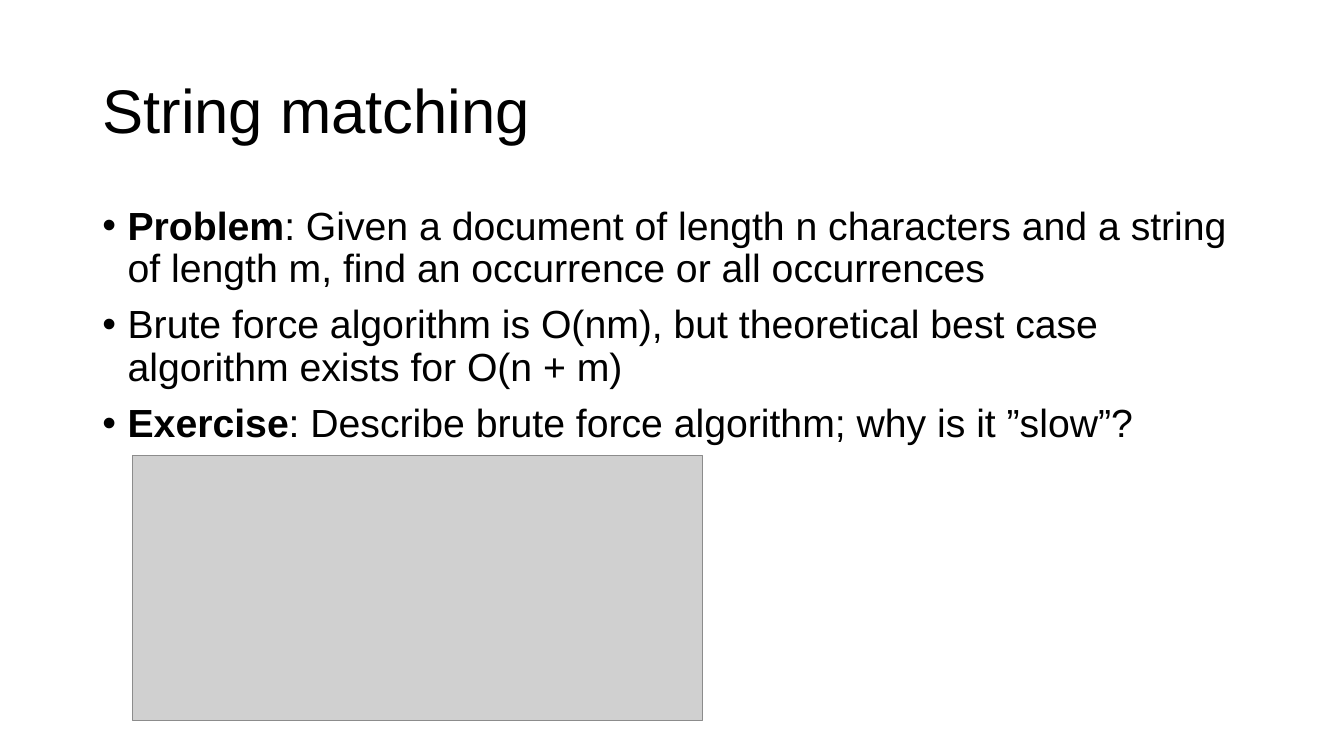
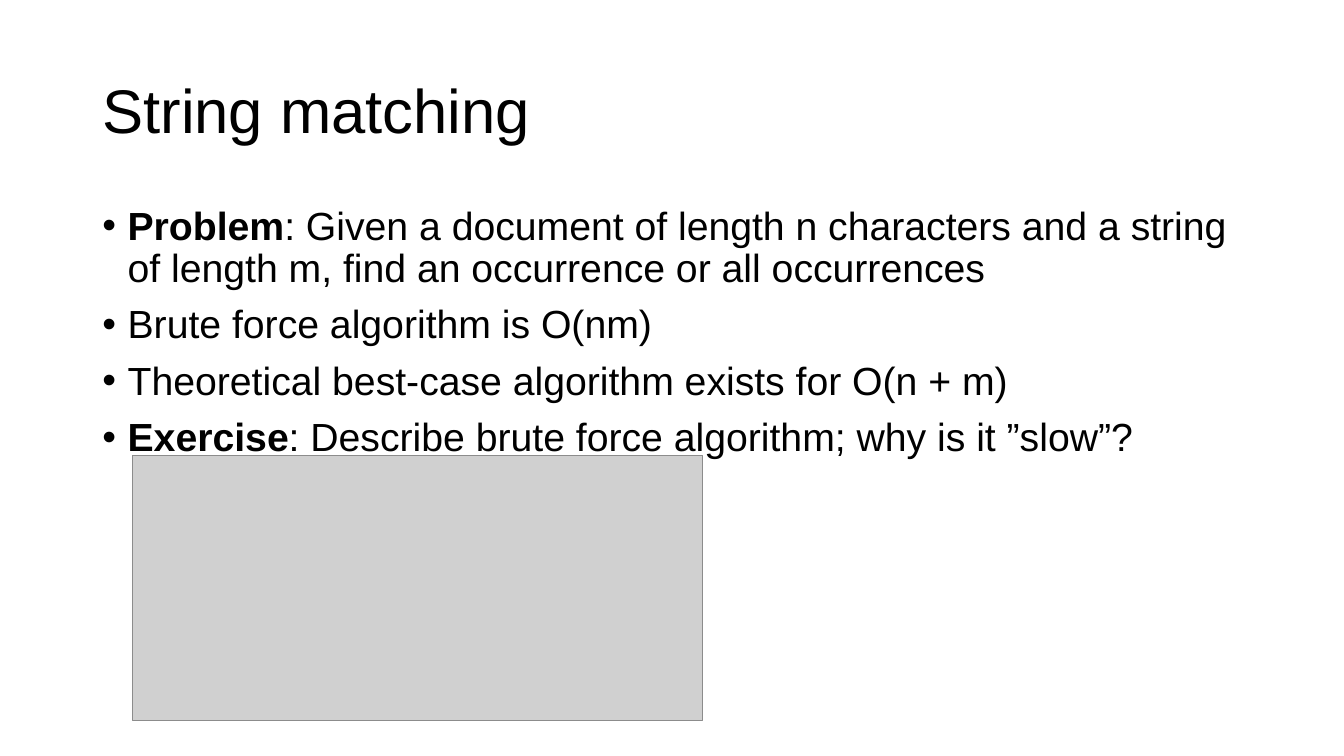
Before and after one commit to parrt/msds689, a slide deck: slide 5 of notes/searching.pptx. Drawn at 1344x756 pixels with LibreOffice and Linux fonts; fonts in the diff are those of the drawing; grey boxes stand for pictures; background and template pictures are left out. Boxes give left, top, right and bottom in pixels: in the first picture for what was removed or moved away, otherwise in the second. Text is boxed around its words. In the diff, an @@ line names an element or a change of style, - is before the commit and + after.

```diff
--- a/notes/searching.pptx
+++ b/notes/searching.pptx
@@ text at (128, 309, 1008, 403): text changed @@
-• Brute force algorithm is O(nm), but theoretical best case algorithm exists for O(n + m)
+• Brute force algorithm is O(nm)
+• Theoretical best-case algorithm exists for O(n + m)
```
Also in this commit, not shown: 14 other slides changed, 3 other files.
